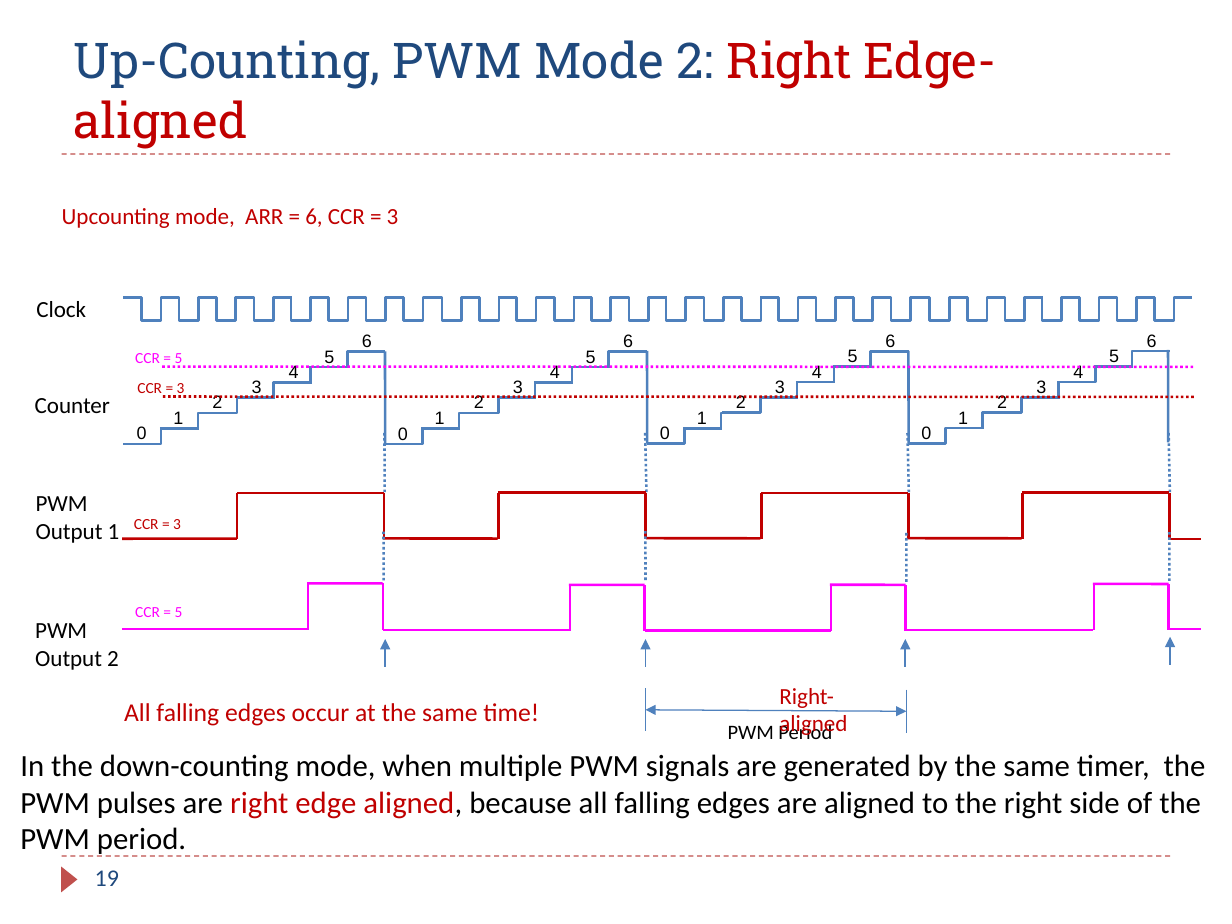
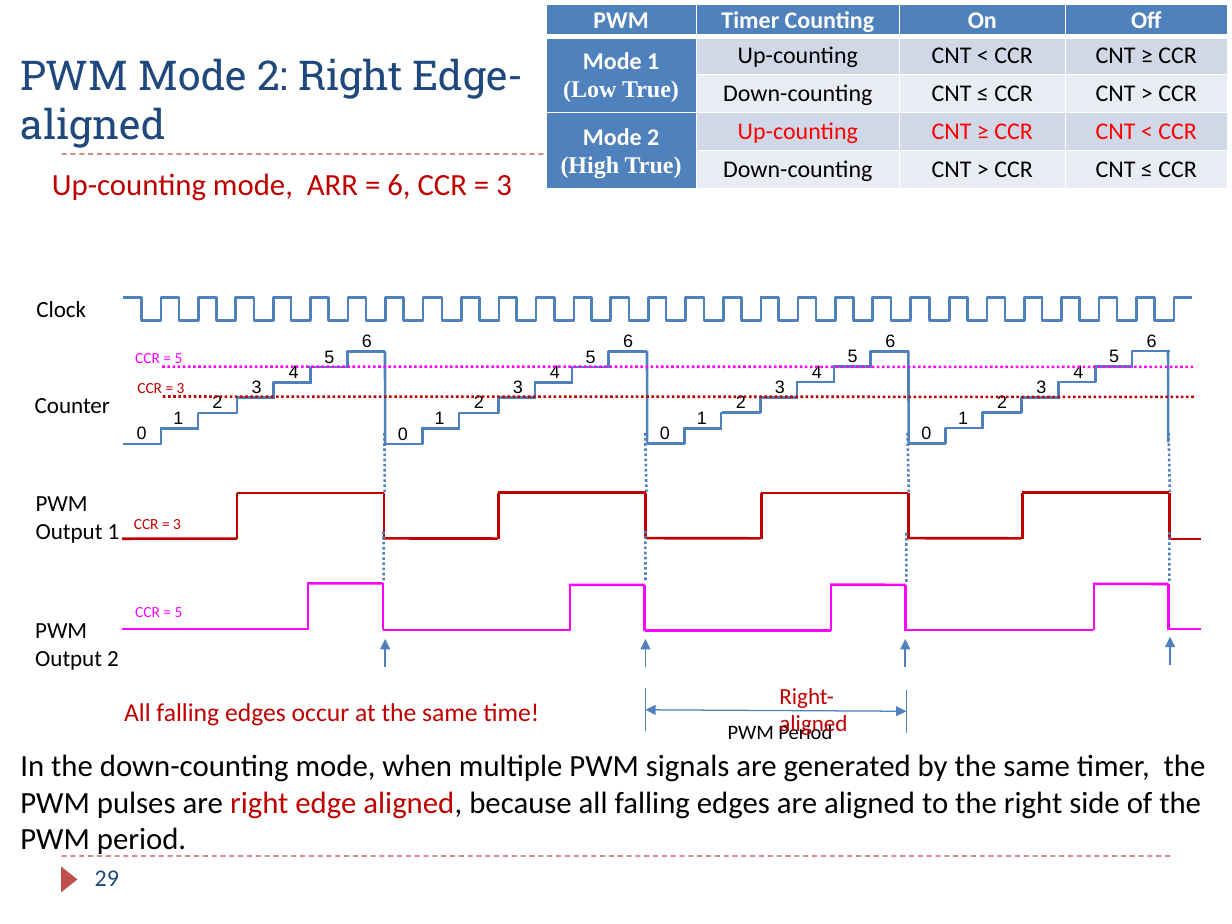
Before and after one commit to guhofstra/CSC111Fa25, a slide deck: slide 29 of PPTs/Ch15_Timer_PWM.pptx (slide 19 before the commit). Drawn at 1232x924 pixels with LibreOffice and Linux fonts; fonts in the diff are those of the drawing. Boxes give left, top, right and bottom in pixels: in the first picture for what was removed or moved away, otherwise in the second. Text is boxed around its words. In the diff, an @@ line names an element or a change of style, - is before the commit and + after.

```diff
--- a/PPTs/Ch15_Timer_PWM.pptx
+++ b/PPTs/Ch15_Timer_PWM.pptx
@@ table added at (x1=546, y1=5, x2=1228, y2=190), 5 rows, 4 columns @@
+PWM | Timer Counting | On | Off
+Mode 1 / (Low True) | Up-counting | CNT < CCR | CNT ≥ CCR
+ | Down-counting | CNT ≤ CCR | CNT > CCR
+Mode 2 / (High True) | Up-counting | CNT ≥ CCR | CNT < CCR
+ | Down-counting | CNT > CCR | CNT ≤ CCR
@@ title at (x1=20, y1=58, x2=523, y2=148): text changed; size 28.8 to 24 pt @@
-Up-Counting, PWM Mode 2: Right Edge-aligned
+PWM Mode 2: Right Edge-aligned
@@ text at (x1=52, y1=173, x2=512, y2=201): text changed; size 13.5 to 18 pt @@
-Upcounting mode, ARR = 6, CCR = 3
+Up-counting mode, ARR = 6, CCR = 3
@@ page number at (x1=95, y1=870, x2=119, y2=886): text changed @@
-19
+29
```
Also in this commit, not shown: 14 other slides changed, 12 slides added, 10 slides removed, 17 other files.
